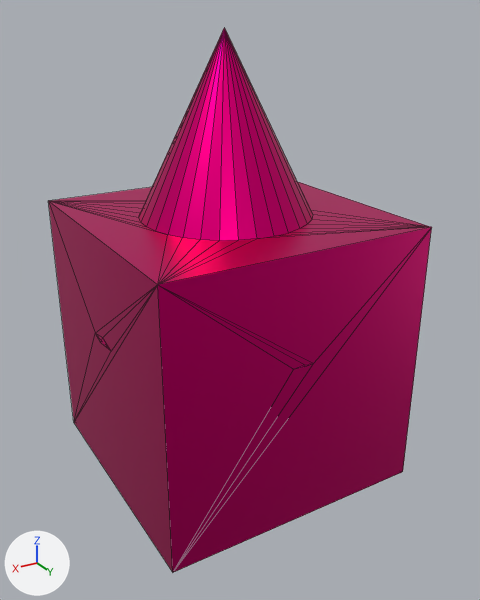
One commit to the glTF model public/1.glb: the scene before it, then after it.
Before and after are seen from a 50 mm camera at (4.99, 3.1, 3.68) aimed at (2.67, -0.77, 1.74). Every picture has the same lights, and +X, +Y and +Z are marked at lower left. Mesh edges are drawn as thin lines. Vertices at the same position are counted once.

Script lines for the objects in view, before the commit:
```python
me_锥体_001 = bpy.data.meshes.new('锥体.001')
me_锥体_001.from_pydata(...)  # 49 vertices, 94 faces; spans x -1.02..1.0, y -1.01..1.0, z -2.23..1.0
me_锥体_001.materials.append(mat_材质)  # pink #e7007e
ob_锥体 = bpy.data.objects.new('锥体', me_锥体_001)
ob_锥体.location = (2.702, -0.909, 2.602)
```
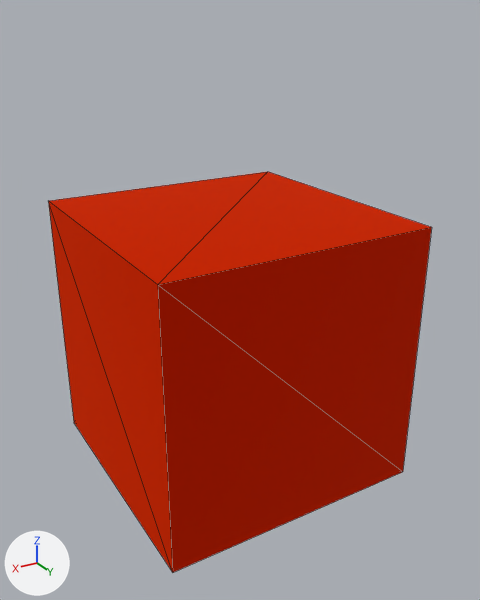
The newer file is also turned or shifted as a whole; pictures and numbers use the older file's frame.

What differs and where, as boxes [x1, y1, x2, y2] in the pictures (480 x 600 px):
```json
{"object": "锥体", "change": "reshaped", "before": [48, 27, 432, 572], "after": [48, 172, 432, 572], "on screen": "27% shorter"}
```

Edits to the scene script, one JSON object a line:
```json
{"op": "add", "block": "mat_material", "code": ["mat_material = principled_material('Material')", "mat_material.base_color = (0.8, 0.0398, 0.0)  # orange #e73800", "mat_material.metallic = 1.0", "mat_material.roughness = 1.0"]}
{"block": "me_锥体_001", "where": "# used by ob_锥体; location = (2.702, -0.909, 2.602)"}
{"op": "remove", "block": "me_锥体_001", "code": "me_锥体_001.from_pydata(...)  # 49 vertices, 94 faces; spans x -1.02..1.0, y -1.01..1.0, z -2.23..1.0"}
{"op": "remove", "block": "me_锥体_001", "code": "me_锥体_001.materials.append(mat_材质)  # pink #e7007e"}
{"op": "add", "block": "me_锥体_001", "code": "me_锥体_001.from_pydata(...)  # 8 vertices, 12 faces; spans x -1.02..0.98, y -1.01..0.99, z -2.23..-0.23"}
{"block": "me_锥体_001", "change": "me_锥体_001 part 1"}
{"block": "me_锥体_001", "change": "41 vertices are removed from x -0.62..1.0, y -0.62..1.0, z -1.0..1.0"}
{"block": "me_锥体_001", "change": "88 faces are deleted"}
{"block": "me_锥体_001", "change": "6 new faces join them"}
{"op": "add", "block": "me_锥体_001", "code": "me_锥体_001.materials.append(mat_material)  # orange #e73800"}
```
